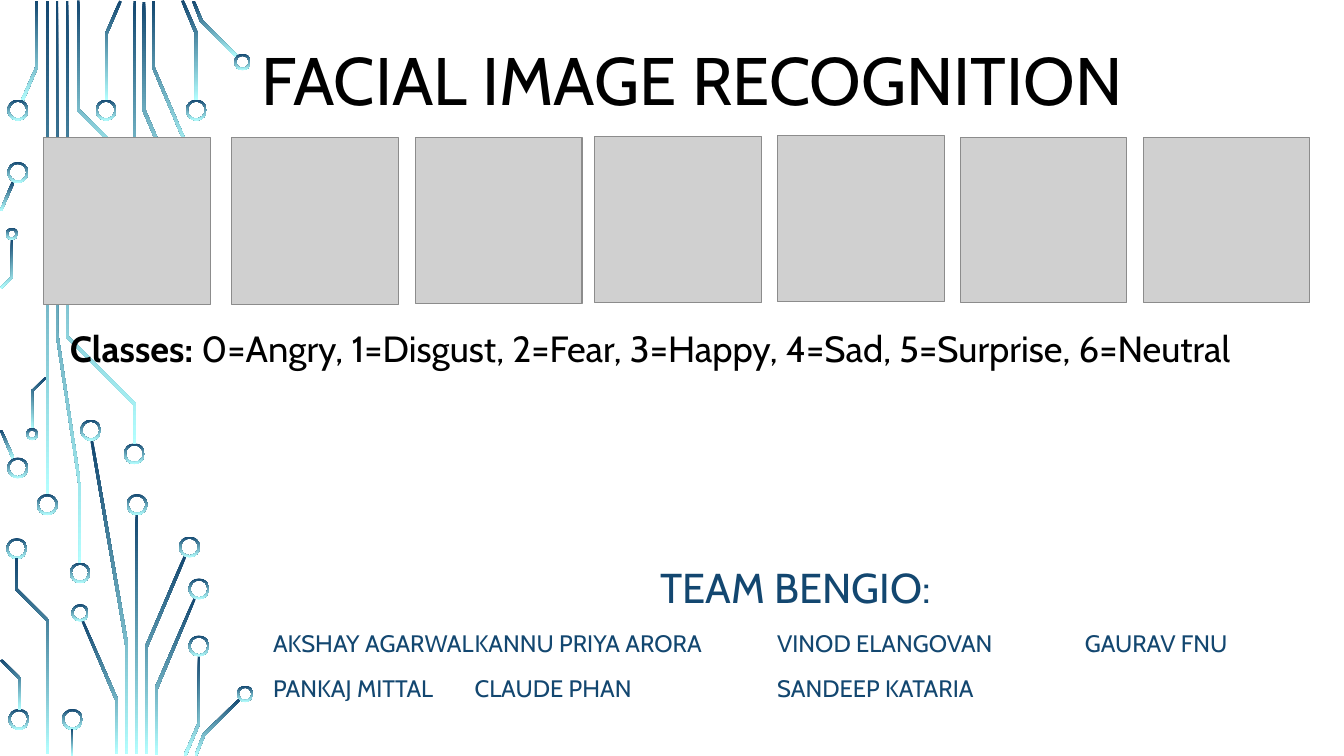
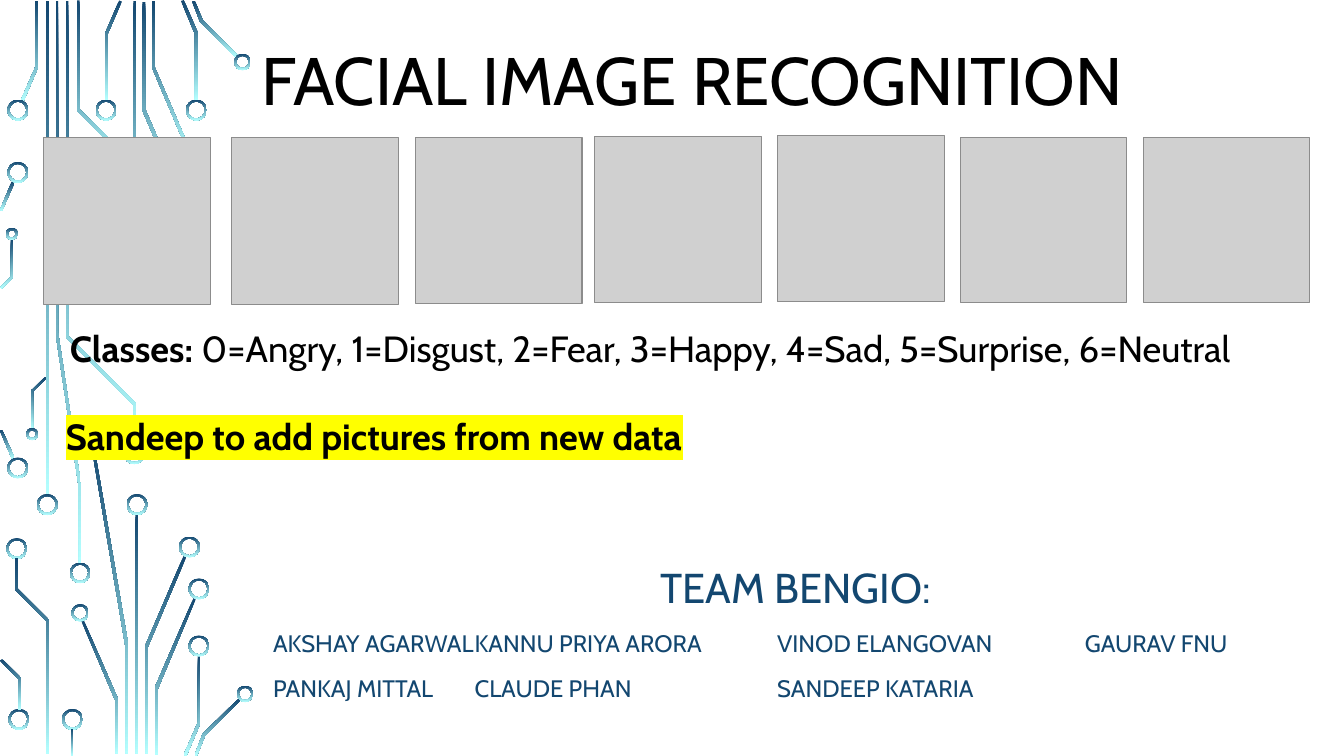
Before and after one commit to MR-KHILADI/Facial-Expression-Recognition, a slide deck: slide 1 of Final Project Draft.pptx. Drawn at 1344x756 pixels with LibreOffice and Linux fonts; fonts in the diff are those of the drawing; grey boxes stand for pictures; background and template pictures are left out. Boxes give left, top, right and bottom in pixels: in the first picture for what was removed or moved away, otherwise in the second. Text is boxed around its words. In the diff, an @@ line names an element or a change of style, - is before the commit and + after.

```diff
--- a/Final Project Draft.pptx
+++ b/Final Project Draft.pptx
@@ text added at <box>66,422,682,458</box>, 26 pt, text #000000, bold @@
+Sandeep to add pictures from new data
```
Also in this commit, not shown: 9 other slides changed, 3 slides added, 1 slide removed.
